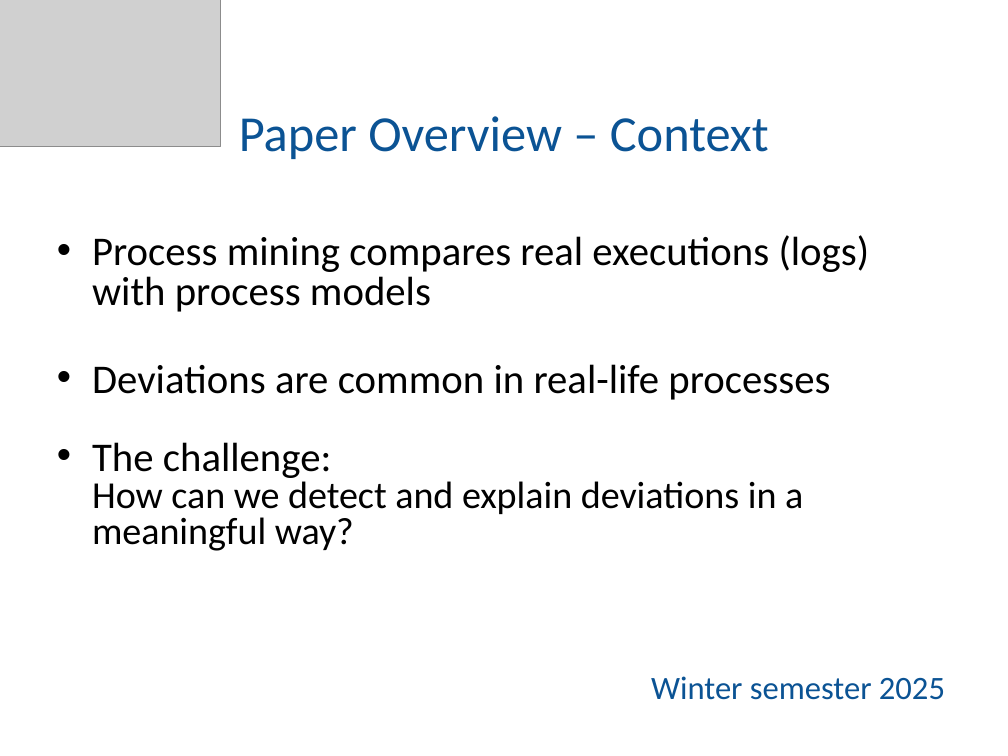
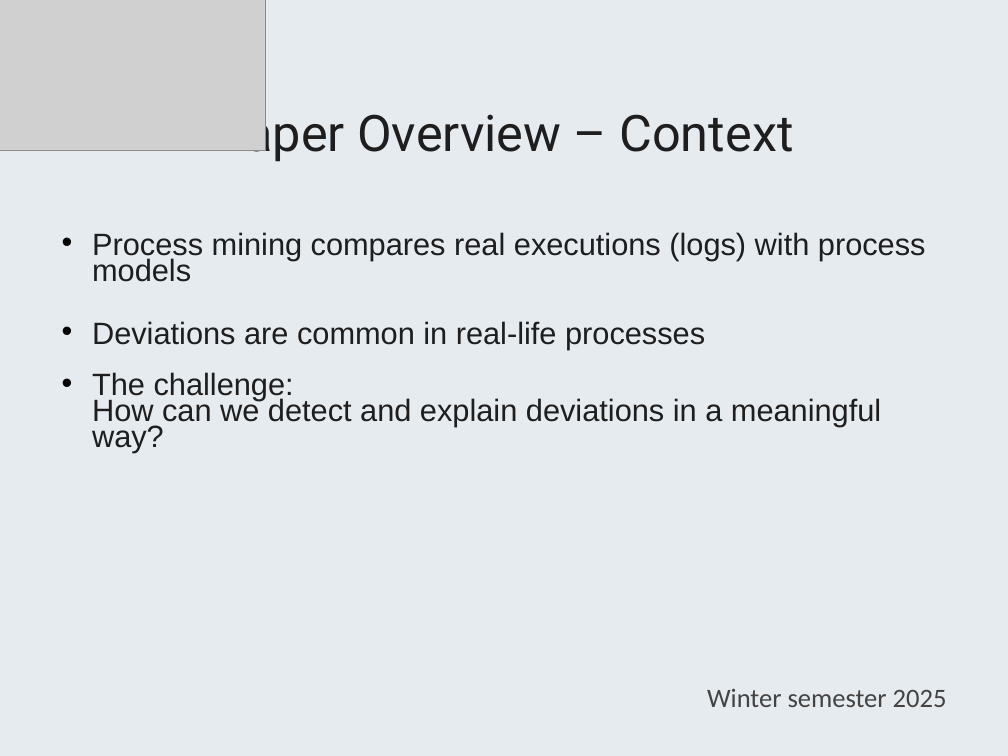
Before and after one commit to knikzad/process-mining-conformance-diagnostics-replication, a slide deck: slide 2 of presentation/Replication_Presentation.pptx. Drawn at 1008x756 pixels with LibreOffice and Linux fonts; fonts in the diff are those of the drawing; grey boxes stand for pictures. Boxes give left, top, right and bottom in pixels: in the first picture for what was removed or moved away, otherwise in the second. Text is boxed around its words. In the diff, an @@ line names an element or a change of style, - is before the commit and + after.

Commit message:
update presentation with redesigned theme

```diff
--- a/presentation/Replication_Presentation.pptx
+++ b/presentation/Replication_Presentation.pptx
@@ background #FFFFFF to #E6EBF0 @@
@@ picture: place and size @@
-picture at [0,0,221,146]
+picture at [0,0,265,150]
@@ title "Paper Overview – Context" at [214,105,794,162]: font Calibri to Roboto, text colour #0B5394 to #1E1E1E @@
@@ text "Process mining compares real executions ..." at [92,232,947,707]: size 29.1 to 22 pt in "Process mining compares real executions (logs) with ...", "Deviations are common in real-life processes", "The challenge:"; font Calibri to Arial, text colour #000000 to #1E1E1E in "Process mining compares real executions (logs) with ...", "Deviations are common in real-life processes", "The challenge: How can we detect and ..."; size 27.2 to 22 pt in "How can we detect and explain deviations ..."; size 23.3 to 19 pt, text colour #0B5394 to #434343 in "Winter semester 2025"; indent changed; line spacing 0.8 to 0.7 @@
```
Also in this commit, not shown: 13 other slides changed, 1 slide added, 1 other file.
